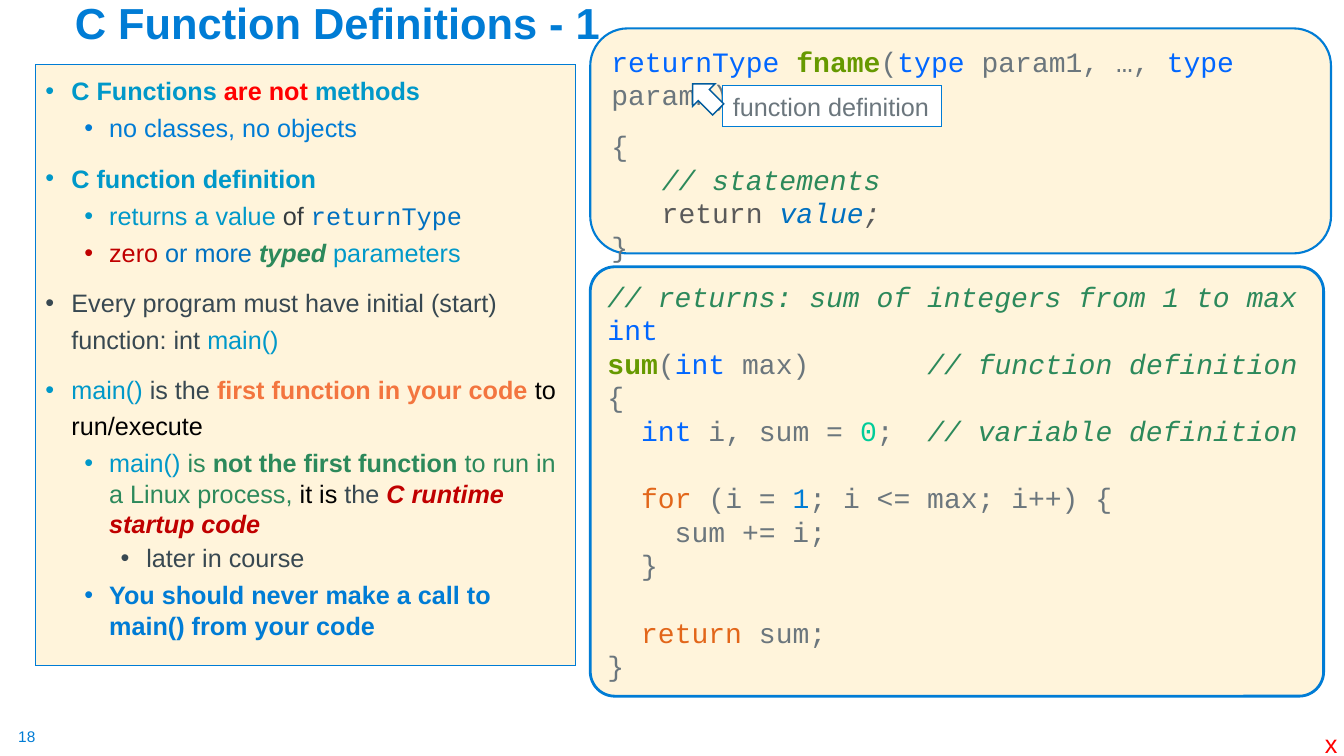
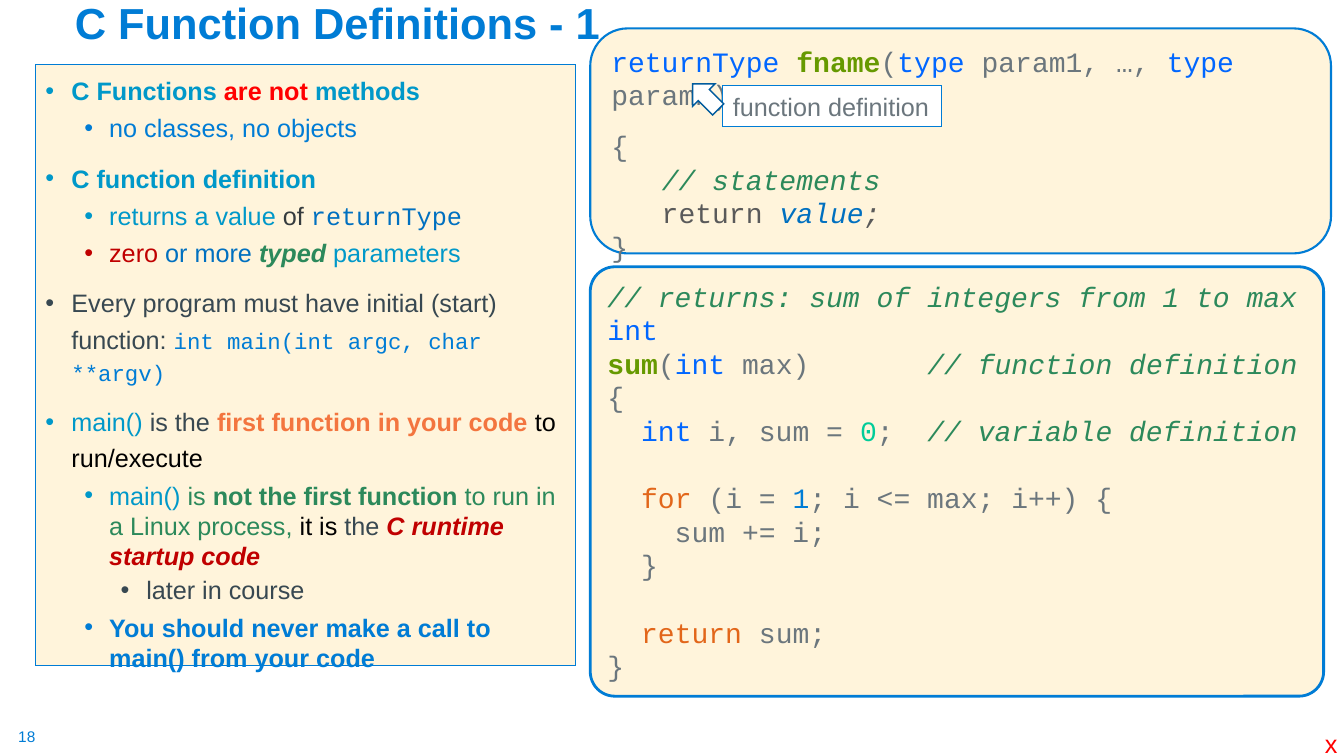
Before and after one commit to cse30-sp24/Muller-Slides, a slide deck: slide 18 of Lecture-3.pptx. Drawn at 1344x756 pixels with LibreOffice and Linux fonts; fonts in the diff are those of the drawing. Boxes give left, top, right and bottom in pixels: in the first picture for what was removed or moved away, otherwise in the second. Text is boxed around its words. In the diff, an @@ line names an element or a change of style, - is before the commit and + after.

```diff
--- a/Lecture-3.pptx
+++ b/Lecture-3.pptx
@@ text at <box>71,293,497,386</box>: text changed @@
-• Every program must have initial (start) function: int main()
+• Every program must have initial (start) function: int main(int argc, char **argv)
```
Also in this commit, not shown: 14 other slides changed, 2 other files.
